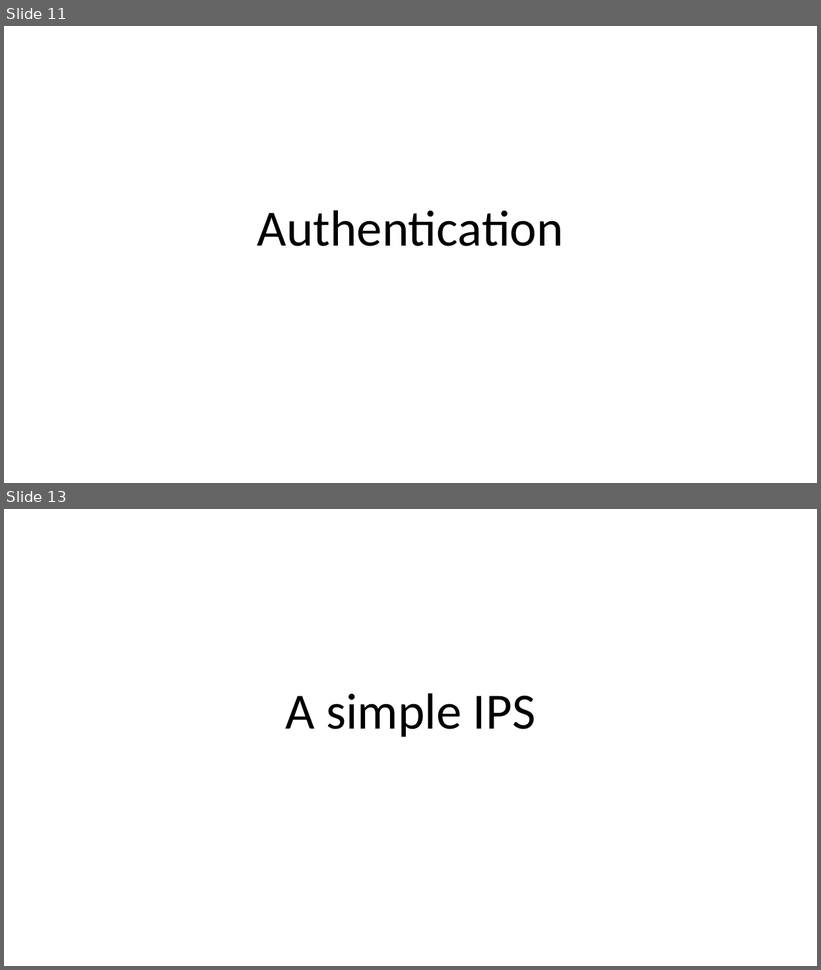
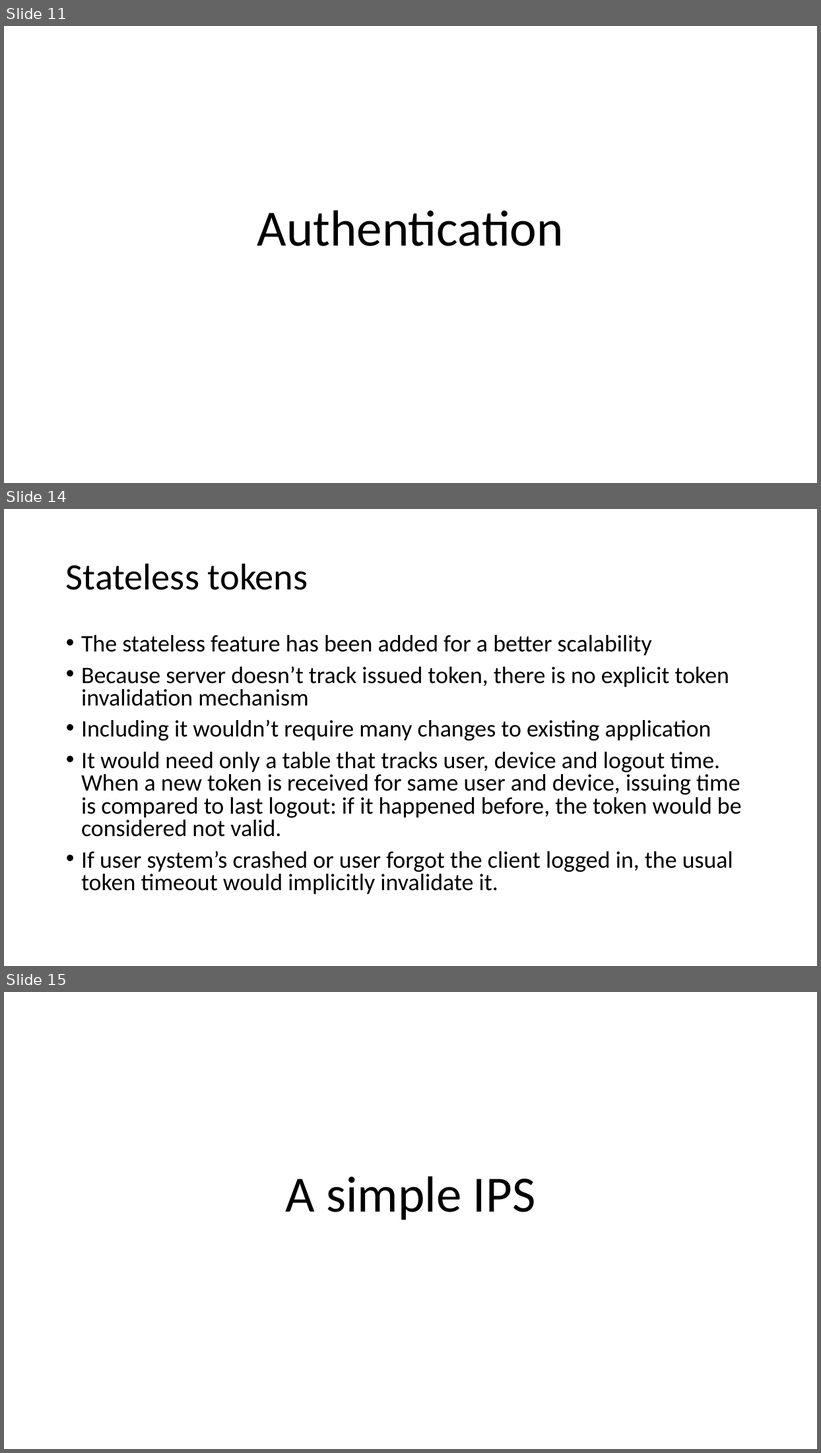
Before and after one commit to fparricelli/Encrypted-data-exchange-between-two-Arduino-boards-using-Symmetric-Encryption, a slide deck: Documentazione e cose così/Slide_concettuali_Luca.pptx. Shown one above the other, each under a label of ours: slides 11 and 13 before the commit, slides 11, 14 and 15 after it; the slides between them are not shown. The pictures are 821x970 and 821x1453 pixels, drawn with LibreOffice and Linux fonts; fonts in the diff are those of the drawing. Boxes give left, top, right and bottom in pixels: in the first picture for what was removed or moved away, otherwise in the second. Text is boxed around its words. In the diff, an @@ line names an element or a change of style, - is before the commit and + after.

```diff
--- a/Documentazione e cose così/Slide_concettuali_Luca.pptx
+++ b/Documentazione e cose così/Slide_concettuali_Luca.pptx
@@ slide 14 added at <box>4,509,817,966</box>, background #FFFFFF @@
@@ title added at <box>66,563,308,590</box>, 44 pt, text #000000 @@
+Stateless tokens
@@ text added at <box>81,635,742,894</box>, 28 pt, text #000000 @@
+• The stateless feature has been added for a better scalability
+• Because server doesn’t track issued token, there is no explicit token invalidation mechanism
+• Including it wouldn’t require many changes to existing application
+• It would need only a table that tracks user, device and logout time. When a new token is received for same user and device, issuing time is compared to last logout: if it happened before, the token would be considered not valid.
+• If user system’s crashed or user forgot the client logged in, the usual token timeout would implicitly invalidate it.
@@ what was slide 13 is now slide 15 @@
```
Also in this commit, not shown: 2 slides changed, 2 other slides added, 1 slide removed, 5 other files.
